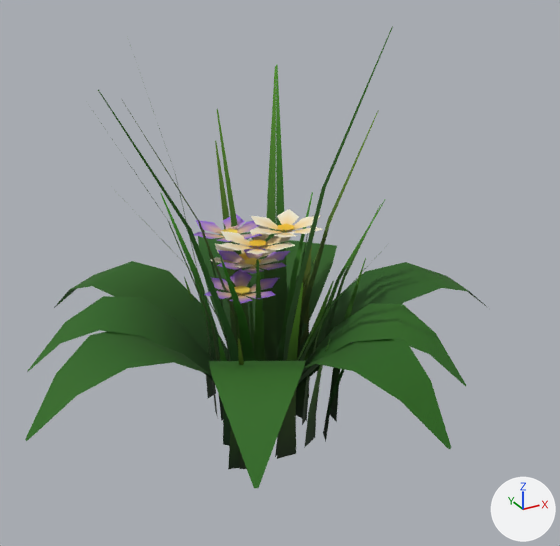
The glTF model public/assets/vegetation.glb, before and after one commit.
One viewpoint serves both versions: a 50 mm lens placed at (-0.703, -1.376, 1.064), pointed at (0.062, 0.014, 0.369). Arrows for +X, +Y and +Z are at lower right; the lights stay in place. The first picture is the older version. Where no turn or scale is listed for an object, it has been applied to the vertices.

In view in the first picture: 'fern', 'flower_violet', 'flower_white', 'grass_clump', 'tall_grass'.
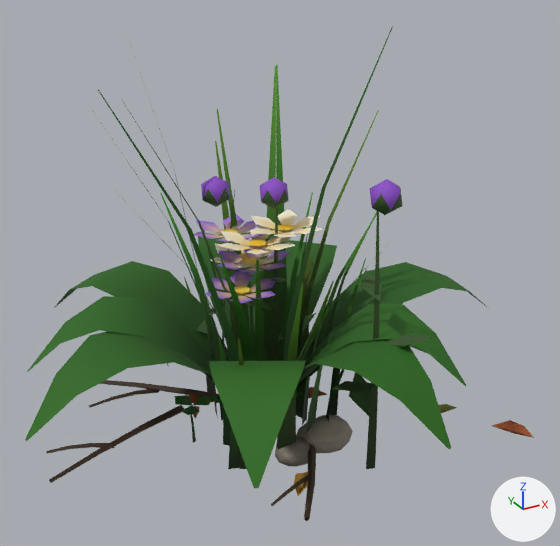
What the commit changed:
Mesh me_twigs is new.
It has 96 vertices, 144 faces and spans x -0.285..0.285, y -0.36..0.36, z -0.017..0.017.
It uses material mat_vegetation_vc.
Mesh me_thistle is new.
It has 114 vertices, 108 faces and spans x -0.16..0.16, y -0.283..0.283, z -0.325..0.325.
It uses material mat_vegetation_vc.
Mesh me_pebbles is new.
It has 210 vertices, 400 faces and spans x -0.129..0.129, y -0.198..0.198, z -0.036..0.036.
It uses material mat_vegetation_vc.
Mesh me_leaf_litter is new.
It has 70 vertices, 60 faces and spans x -0.328..0.328, y -0.324..0.324, z -0.009..0.009.
It uses material mat_vegetation_vc.
Mesh me_clover is new.
It has 144 vertices, 90 faces and spans x -0.171..0.171, y -0.24..0.24, z -0.056..0.056.
It uses material mat_vegetation_vc.
Object 'twigs' (ob_twigs) is new; it shows me_twigs.
Its location is (-0.207, 0.009, 0.018).
Object 'thistle' (ob_thistle) is new; it shows me_thistle.
Its location is (0.046, -0.068, 0.325).
Object 'pebbles' (ob_pebbles) is new; it shows me_pebbles.
Its location is (0.039, 0.005, 0.02).
Object 'leaf_litter' (ob_leaf_litter) is new; it shows me_leaf_litter.
Its location is (0.184, -0.045, 0.015).
Object 'clover' (ob_clover) is new; it shows me_clover.
Its location is (-0.03, 0.155, 0.056).

What differs and where, as boxes (x1, y1, x2, y2) in the pictures (560 x 546 px):
'thistle', added: after (196, 176, 435, 469)
'twigs', added: after (46, 380, 316, 521)
'pebbles', added: after (275, 415, 353, 467)
'leaf_litter', added: after (188, 387, 534, 496)
'clover', added (mostly hidden): after (167, 363, 309, 443)
